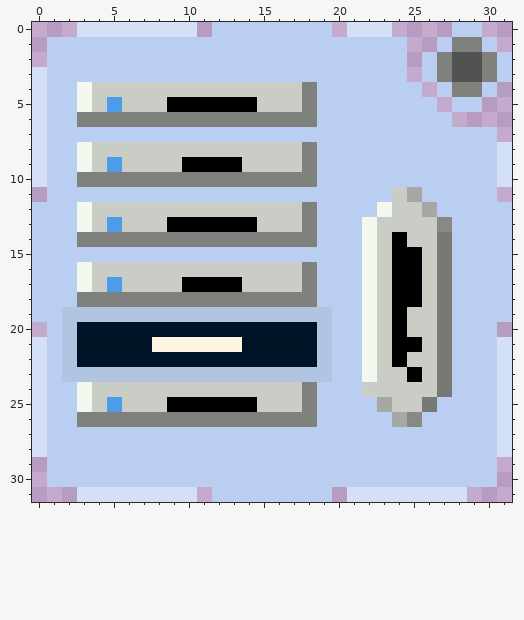
File history of a pixel-art sprite, Icons/Forteroudo.png. The picture above is the old version.
The file is 32x32 pixels. Colours within 5 levels of each other are drawn and written as one.
New version:
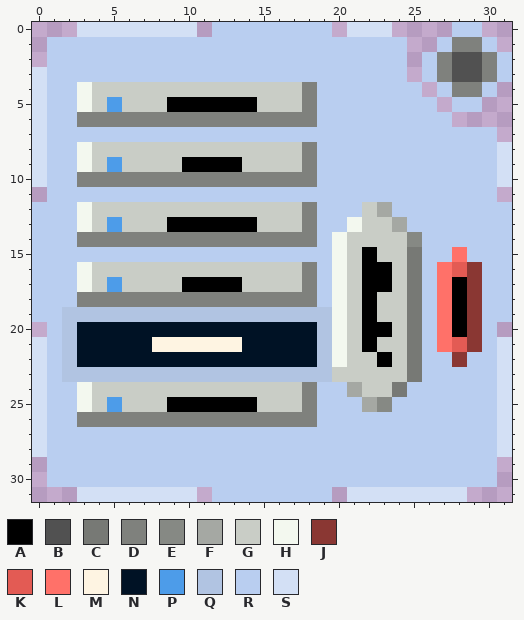
Palette (. is transparent): A #000000  B #515151  C #777975  D #7f817d  E #868984  F #a5a8a3  G #c9cdc6  H #f3f8ef  J #8a3733  K #e35b54  L #ff7169  M #fef4e2  N #001225  P #4d9ce9  Q #b1c4e2  R #b9cef0  S #d3e0f5
The exact change:
Colour A replaces colour G in rows 16 to 17 at x 23; in row 20 at x 23; in row 22 at x 23.
Colour A replaces colour H in rows 15 to 21 at x 22.
Colour A replaces colour R in rows 17 to 20 at x 28.
Colour C replaces colour A in rows 15 to 18 at x 25; in row 21 at x 25; in row 23 at x 25.
Colour C replaces colour G in rows 19 to 20 at x 25; in row 22 at x 25; in row 24 at x 24.
Colour E replaces colour F in row 25 at x 23.
Colour E replaces colour G in row 14 at x 25.
Colour F replaces colour G in row 13 at x 24.
Colour F replaces colour H in row 12 at x 23.
Colour F replaces colour R in row 24 at x 21; in row 25 at x 22.
Colour G replaces colour A in rows 14 to 22 at x 24.
Colour G replaces colour H in rows 13 to 14 at x 22; in rows 22 to 23 at x 22.
Colour G replaces colour R in row 12 at x 22; in rows 14 to 22 at x 21; in row 23 at x 20 to 21.
Colour H replaces colour R in row 13 at x 21; in rows 14 to 22 at x 20.
Colour J replaces colour R in rows 16 to 21 at x 29; in row 22 at x 28.
Colour K replaces colour R in row 16 at x 28; in row 21 at x 28.
Colour L replaces colour C in rows 16 to 21 at x 27.
Colour L replaces colour R in row 15 at x 28.
Colour R replaces colour C in rows 14 to 15 at x 27; in rows 22 to 24 at x 27; in row 25 at x 26.
Colour R replaces colour E in row 13 at x 27; in row 26 at x 25.
Colour R replaces colour F in row 11 at x 25; in row 12 at x 26; in row 26 at x 24.
Colour R replaces colour G in row 11 at x 24; in row 12 at x 24 to 25; in row 13 at x 25 to 26; in rows 14 to 23 at x 26; in row 24 at x 25 to 26; in row 25 at x 24 to 25.
Pixel boxes of the changes (left, top, right, bottom) in both pictures:
changed: (332, 187, 482, 427)
